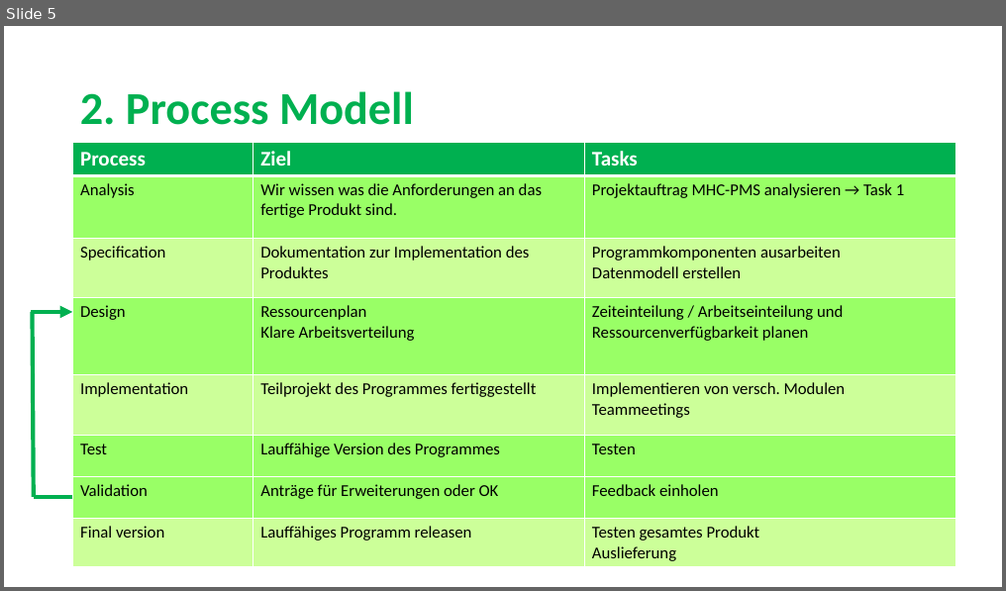
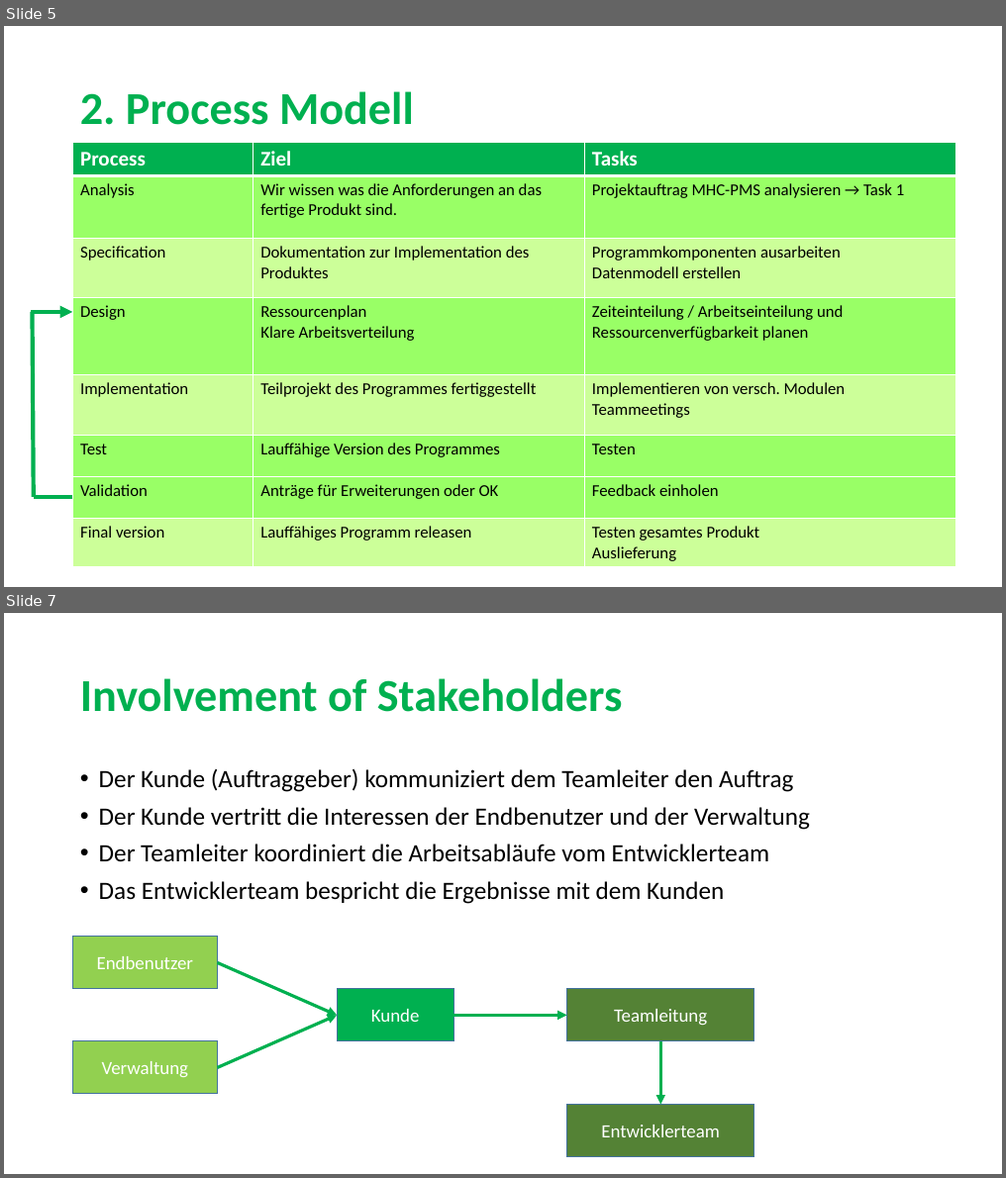
Before and after one commit to sarahmele/ch.bfh.btx8081.w2015.green, a slide deck: doc/task02/Task2.pptx. Shown one above the other, each under a label of ours: slide 5 before the commit, slides 5 and 7 after it; the slides between them are not shown. The pictures are 1006x591 and 1006x1178 pixels, drawn with LibreOffice and Linux fonts; fonts in the diff are those of the drawing. Boxes give left, top, right and bottom in pixels: in the first picture for what was removed or moved away, otherwise in the second. Text is boxed around its words. In the diff, an @@ line names an element or a change of style, - is before the commit and + after.

```diff
--- a/doc/task02/Task2.pptx
+++ b/doc/task02/Task2.pptx
@@ slide 7 added at <box>4,613,1002,1174</box>, background #FFFFFF @@
@@ title added at <box>80,678,623,712</box>, 44 pt, text #00B050, bold @@
+Involvement of Stakeholders
@@ text added at <box>99,769,810,904</box>, 24 pt, text #000000 @@
+• Der Kunde (Auftraggeber) kommuniziert dem Teamleiter den Auftrag
+• Der Kunde vertritt die Interessen der Endbenutzer und der Verwaltung
+• Der Teamleiter koordiniert die Arbeitsabläufe vom Entwicklerteam
+• Das Entwicklerteam bespricht die Ergebnisse mit dem Kunden
@@ rectangle added at <box>73,937,218,989</box>, fill #92D050, outline #43739E 1 pt, 18 pt, text #FFFFFF @@
+Endbenutzer
@@ arrow added from (218, 963) to (338, 1016), #00B050 3 pt @@
@@ rectangle added at <box>338,989,453,1042</box>, fill #00B050, outline #43739E 1 pt, 18 pt, text #FFFFFF @@
+Kunde
@@ rectangle added at <box>567,989,754,1042</box>, fill #548235, outline #43739E 1 pt, 18 pt, text #FFFFFF @@
+Teamleitung
@@ arrow added from (218, 1068) to (338, 1016), #00B050 3 pt @@
@@ arrow added from (453, 1016) to (567, 1016), #00B050 3 pt @@
@@ rectangle added at <box>73,1042,218,1094</box>, fill #92D050, outline #43739E 1 pt, 18 pt, text #FFFFFF @@
+Verwaltung
@@ arrow added from (660, 1042) to (660, 1105), #00B050 3 pt @@
@@ rectangle added at <box>567,1105,754,1157</box>, fill #548235, outline #43739E 1 pt, 18 pt, text #FFFFFF @@
+Entwicklerteam
```
Also in this commit, not shown: 2 slides changed.
